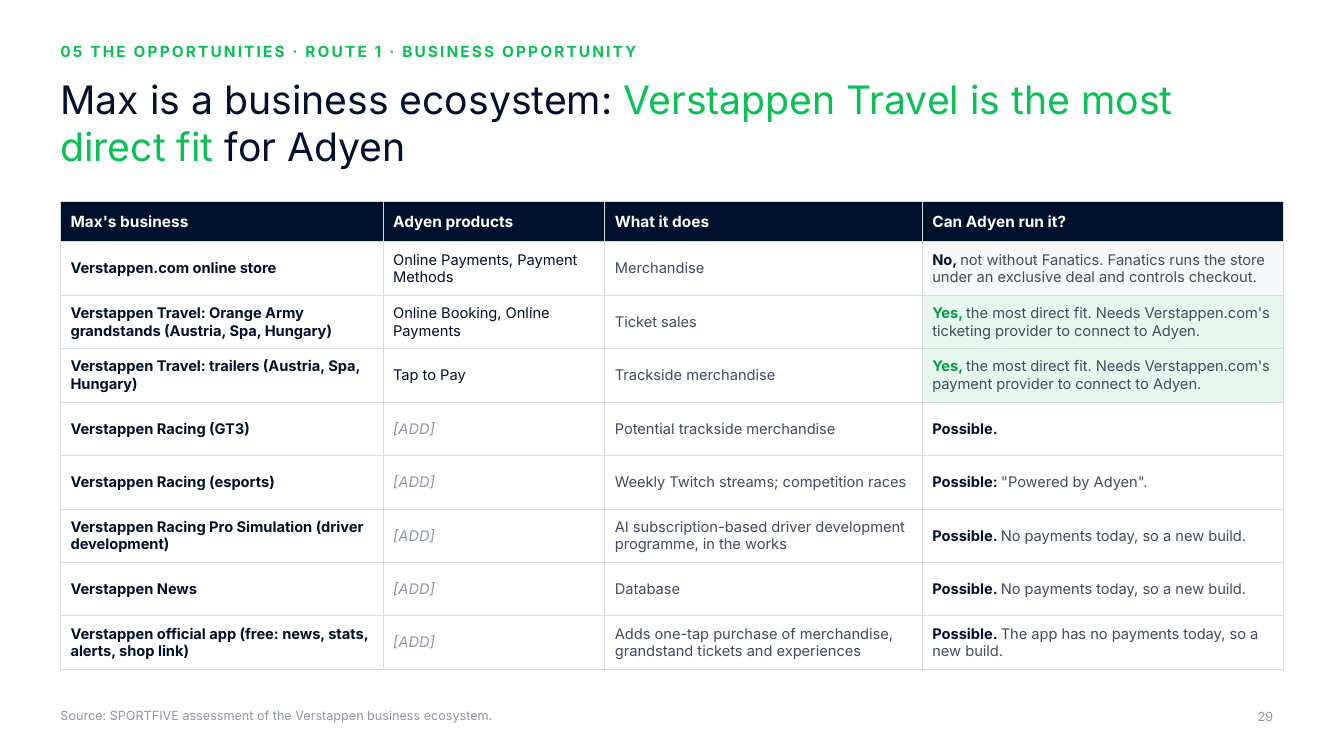
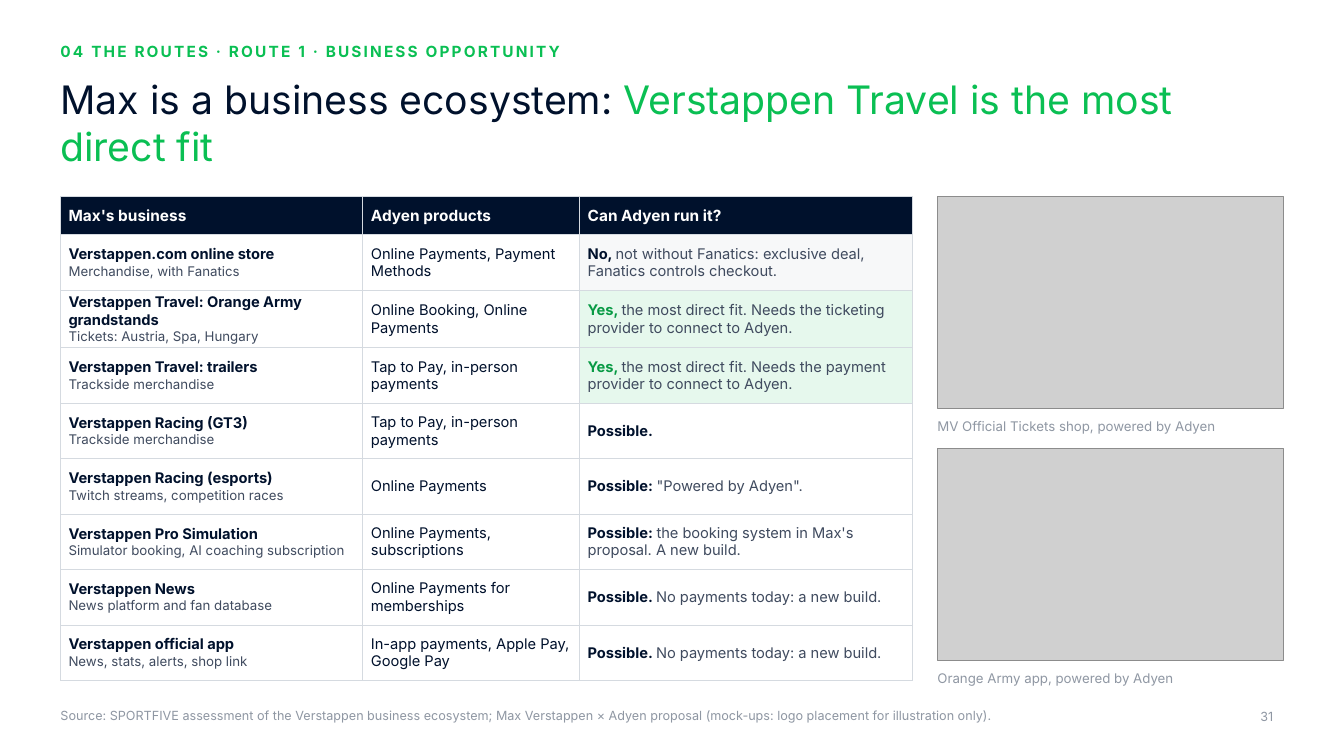
Before and after one commit to rahulgopalan42/rg42, a slide deck: slide 31 of adyen-f1-deck/Adyen x F1 - Chairman deck.pptx (slide 29 before the commit). Drawn at 1344x756 pixels with LibreOffice and Linux fonts; fonts in the diff are those of the drawing; grey boxes stand for pictures; background and template pictures are left out. Boxes give left, top, right and bottom in pixels: in the first picture for what was removed or moved away, otherwise in the second. Text is boxed around its words. In the diff, an @@ line names an element or a change of style, - is before the commit and + after.

```diff
--- a/adyen-f1-deck/Adyen x F1 - Chairman deck.pptx
+++ b/adyen-f1-deck/Adyen x F1 - Chairman deck.pptx
@@ text at (60, 45, 560, 57): text changed @@
-05 THE OPPORTUNITIES · ROUTE 1 · BUSINESS OPPORTUNITY
+04 THE ROUTES · ROUTE 1 · BUSINESS OPPORTUNITY
@@ title at (60, 84, 1172, 162): text changed @@
-Max is a business ecosystem: Verstappen Travel is the most direct fit for Adyen
+Max is a business ecosystem: Verstappen Travel is the most direct fit
@@ table at (60, 197, 912, 673) @@
-column 1: Max's business | Verstappen.com online store | Verstappen Travel: Orange Army grandstands (Austria, Spa, Hungary) | Verstappen Travel: trailers (Austria, Spa, Hungary) | Verstappen Racing (GT3) | Verstappen Racing (esports) | Verstappen Racing Pro Simulation (driver development) | Verstappen News | Verstappen official app (free: news, stats, alerts, shop link)
-column 2: Adyen products | Online Payments, Payment Methods | Online Booking, Online Payments | Tap to Pay | [ADD] | [ADD] | [ADD] | [ADD] | [ADD]
-column 3: What it does | Merchandise | Ticket sales | Trackside merchandise | Potential trackside merchandise | Weekly Twitch streams; competition races | AI subscription-based driver development programme, in the works | Database | Adds one-tap purchase of merchandise, grandstand tickets and experiences
-column 4: Can Adyen run it? | No, not without Fanatics. Fanatics runs the store under an exclusive deal and controls checkout. | Yes, the most direct fit. Needs Verstappen.com's ticketing provider to connect to Adyen. | Yes, the most direct fit. Needs Verstappen.com's payment provider to connect to Adyen. | Possible. | Possible: "Powered by Adyen". | Possible. No payments today, so a new build. | Possible. No payments today, so a new build. | Possible. The app has no payments today, so a new build.
+column 1: Max's business | Verstappen.com online store / Merchandise, with Fanatics | Verstappen Travel: Orange Army grandstands / Tickets: Austria, Spa, Hungary | Verstappen Travel: trailers / Trackside merchandise | Verstappen Racing (GT3) / Trackside merchandise | Verstappen Racing (esports) / Twitch streams, competition races | Verstappen Pro Simulation / Simulator booking, AI coaching subscription | Verstappen News / News platform and fan database | Verstappen official app / News, stats, alerts, shop link
+column 2: Adyen products | Online Payments, Payment Methods | Online Booking, Online Payments | Tap to Pay, in-person payments | Tap to Pay, in-person payments | Online Payments | Online Payments, subscriptions | Online Payments for memberships | In-app payments, Apple Pay, Google Pay
+column 3: Can Adyen run it? | No, not without Fanatics: exclusive deal, Fanatics controls checkout. | Yes, the most direct fit. Needs the ticketing provider to connect to Adyen. | Yes, the most direct fit. Needs the payment provider to connect to Adyen. | Possible. | Possible: "Powered by Adyen". | Possible: the booking system in Max's proposal. A new build. | Possible. No payments today: a new build. | Possible. No payments today: a new build.
@@ table: place and size @@
-table at (60, 202, 1284, 663)
+table at (60, 197, 912, 673)
@@ picture added at (938, 197, 1284, 408) @@
@@ text added at (937, 421, 1215, 434), 9.5 pt, text #8F97A3 @@
+MV Official Tickets shop, powered by Adyen
@@ picture added at (938, 449, 1284, 660) @@
@@ text added at (937, 673, 1173, 686), 9.5 pt, text #8F97A3 @@
+Orange Army app, powered by Adyen
@@ text at (60, 710, 991, 723): text changed @@
-Source: SPORTFIVE assessment of the Verstappen business ecosystem.
+Source: SPORTFIVE assessment of the Verstappen business ecosystem; Max Verstappen × Adyen proposal (mock-ups: logo placement for illustration only).
@@ page number at (1260, 712, 1273, 721): text changed @@
-29
+31
```
Also in this commit, not shown: 32 other slides changed, 7 slides added, 7 slides removed, 24 other files.
